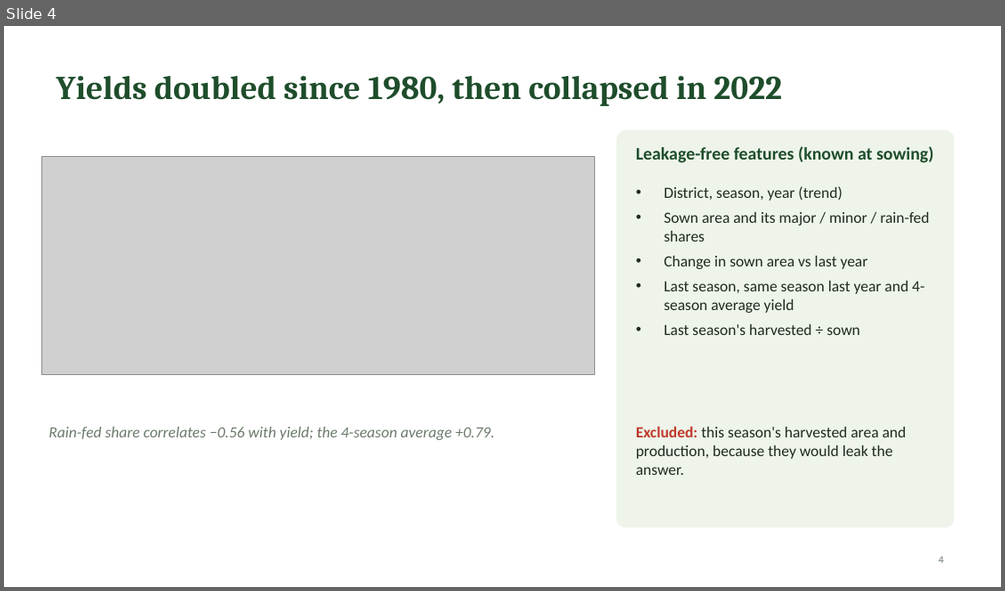
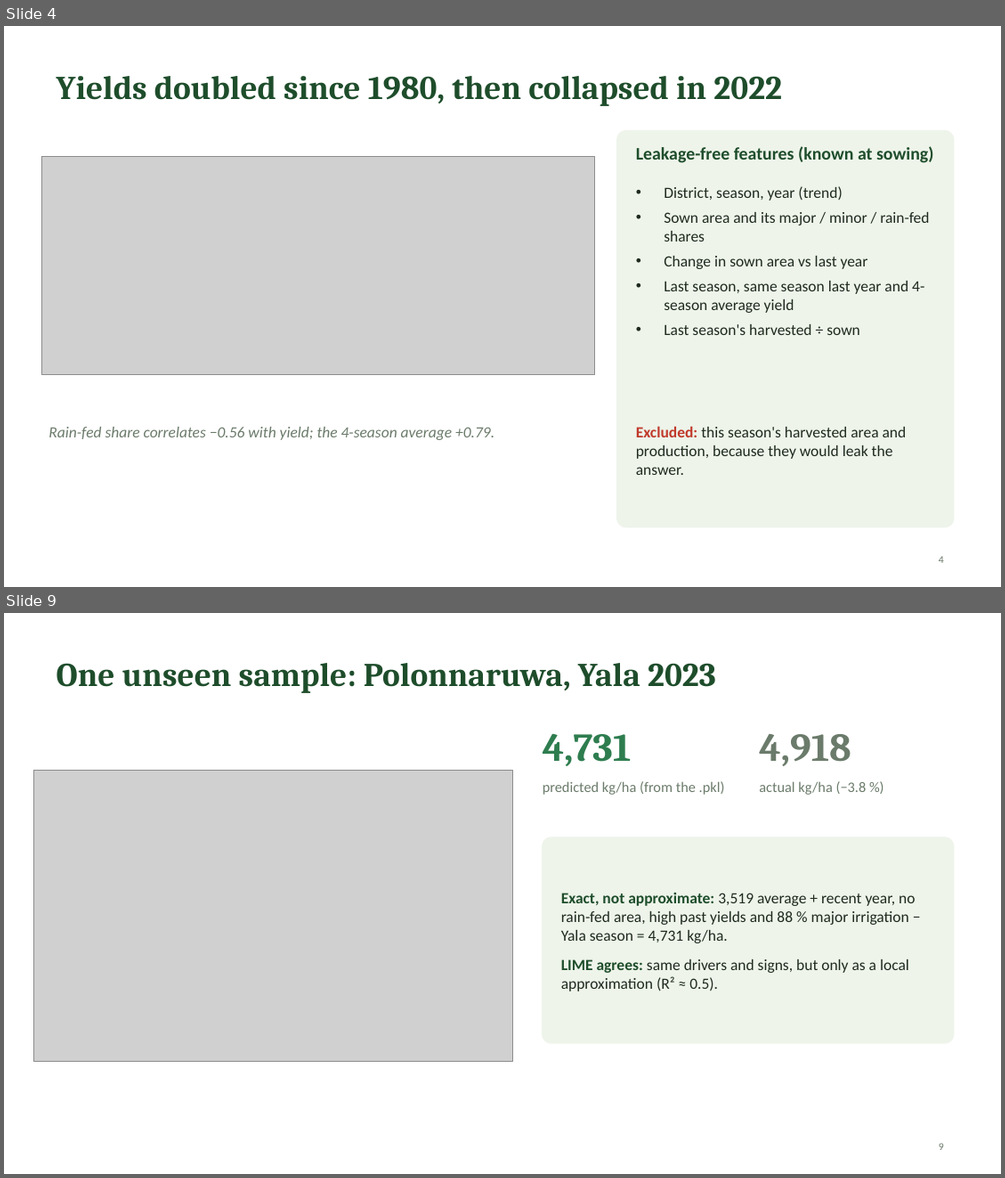
Before and after one commit to WarnaBuddhikaUom/paddy-yield-forecasting-sl, a slide deck: reports/Paddy_Yield_Forecasting_Slides.pptx. Shown one above the other, each under a label of ours: slide 4 before the commit, slides 4 and 9 after it; the slides between them are not shown. The pictures are 1005x591 and 1005x1178 pixels, drawn with LibreOffice and Linux fonts; fonts in the diff are those of the drawing; grey boxes stand for pictures. Boxes give left, top, right and bottom in pixels: in the first picture for what was removed or moved away, otherwise in the second. Text is boxed around its words. In the diff, an @@ line names an element or a change of style, - is before the commit and + after.

Commit message:
Update paddy yield forecasting model

```diff
--- a/reports/Paddy_Yield_Forecasting_Slides.pptx
+++ b/reports/Paddy_Yield_Forecasting_Slides.pptx
@@ slide 9 added at <box>4,613,1001,1174</box>, background #FFFFFF @@
@@ title added at <box>57,663,716,693</box>, 32 pt, text #1E4D2B, bold @@
+One unseen sample: Polonnaruwa, Yala 2023
@@ text added at <box>542,733,631,766</box>, 38 pt, text #2E7D4F, bold @@
+4,731
@@ text added at <box>759,734,850,766</box>, 38 pt, text #6B7B6B, bold @@
+4,918
@@ picture added at <box>34,771,512,1062</box> @@
@@ text added at <box>542,781,725,795</box>, 14 pt, text #6B7B6B @@
+predicted kg/ha (from the .pkl)
@@ text added at <box>759,781,866,795</box>, 14 pt, text #6B7B6B @@
+actual kg/ha (−3.8 %)
@@ rounded rectangle added at <box>542,837,954,1043</box>, fill #EEF4EA, outline #EEF4EA 1 pt @@
@@ text added at <box>561,892,914,991</box>, 15 pt, text #1F2A1F @@
+Exact, not approximate: 3,519 average + recent year, no rain-fed area, high past yields and 88 % major irrigation − Yala season = 4,731 kg/ha.
+LIME agrees: same drivers and signs, but only as a local approximation (R² ≈ 0.5).
@@ page number added at <box>938,1143,944,1150</box>, 10 pt, text #6B7B6B @@
+9
```
Also in this commit, not shown: 3 slides changed, 3 other slides added, 4 slides removed, 27 other files.
